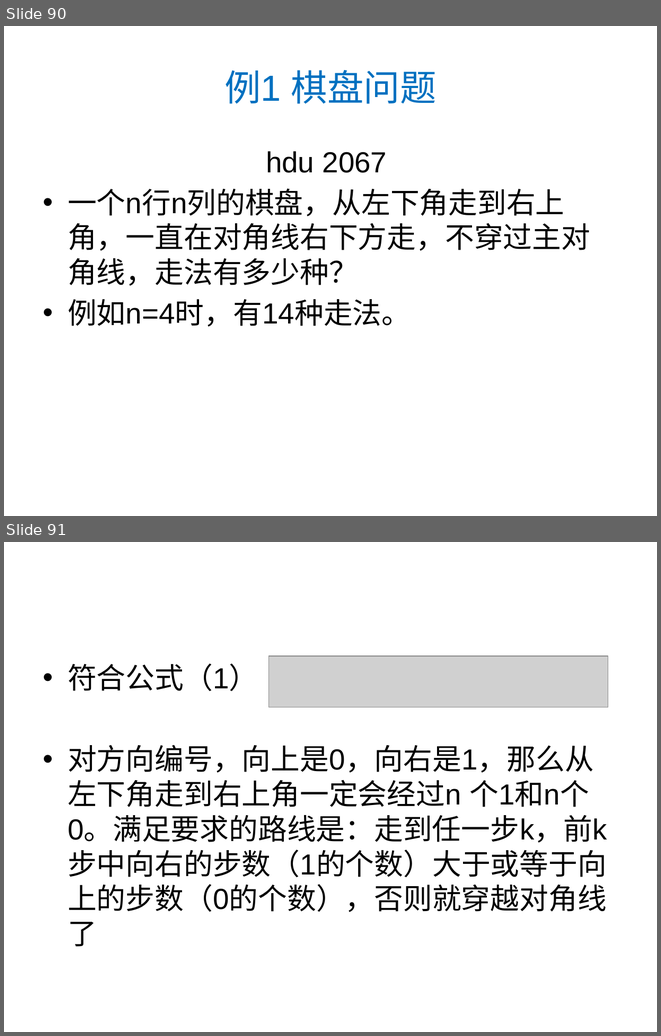
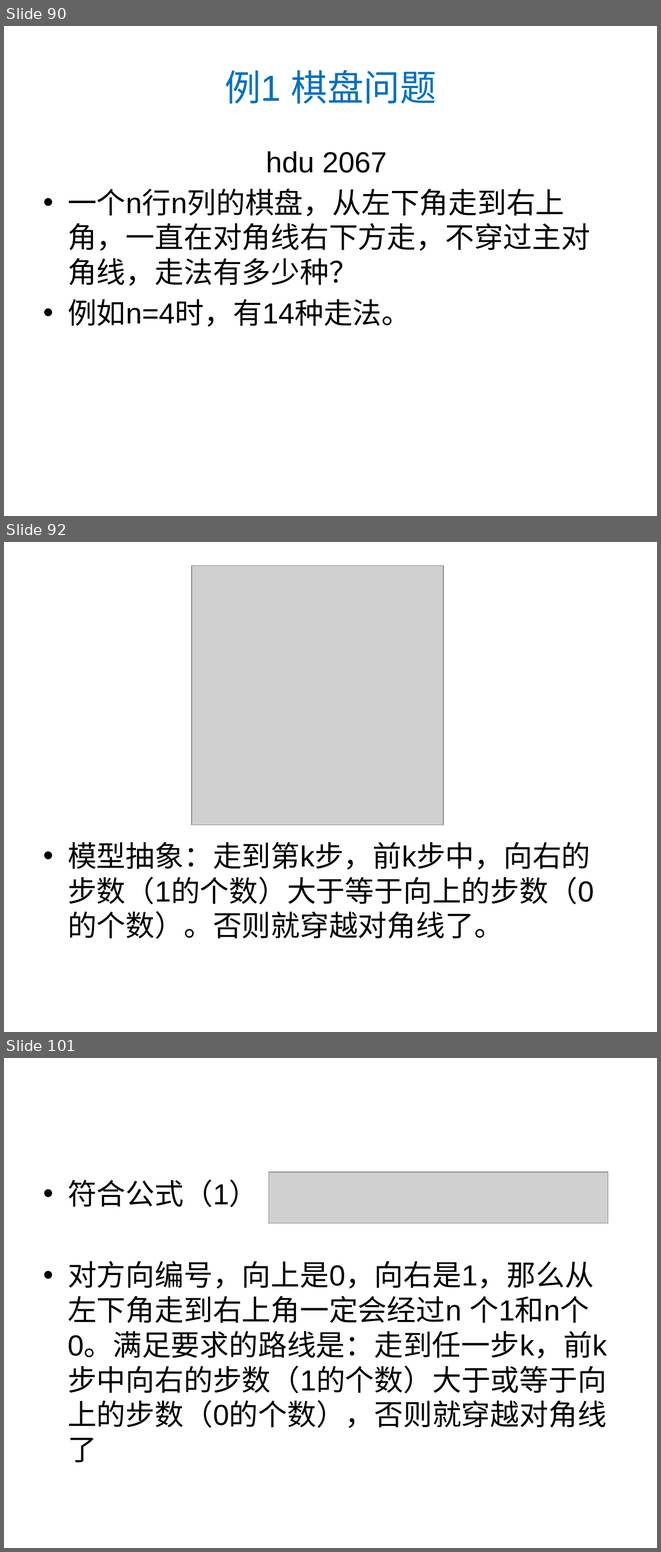
Before and after one commit to luoyongjun999/code, a slide deck: 第8章数学.pptx. Shown one above the other, each under a label of ours: slides 90 and 91 before the commit, slides 90, 92 and 101 after it; the slides between them are not shown. The pictures are 661x1036 and 661x1552 pixels, drawn with LibreOffice and Linux fonts; fonts in the diff are those of the drawing; grey boxes stand for pictures. Boxes give left, top, right and bottom in pixels: in the first picture for what was removed or moved away, otherwise in the second. Text is boxed around its words. In the diff, an @@ line names an element or a change of style, - is before the commit and + after.

```diff
--- a/第8章数学.pptx
+++ b/第8章数学.pptx
@@ slide 92 added at box(4, 542, 657, 1032), background #FFFFFF @@
@@ picture added at box(192, 565, 443, 824) @@
@@ text added at box(68, 842, 594, 938), 32 pt, text #000000 @@
+• 模型抽象：走到第k步，前k步中，向右的步数（1的个数）大于等于向上的步数（0的个数）。否则就穿越对角线了。
@@ what was slide 91 is now slide 101 @@
```
Also in this commit, not shown: 9 other slides added, 1 other file.
